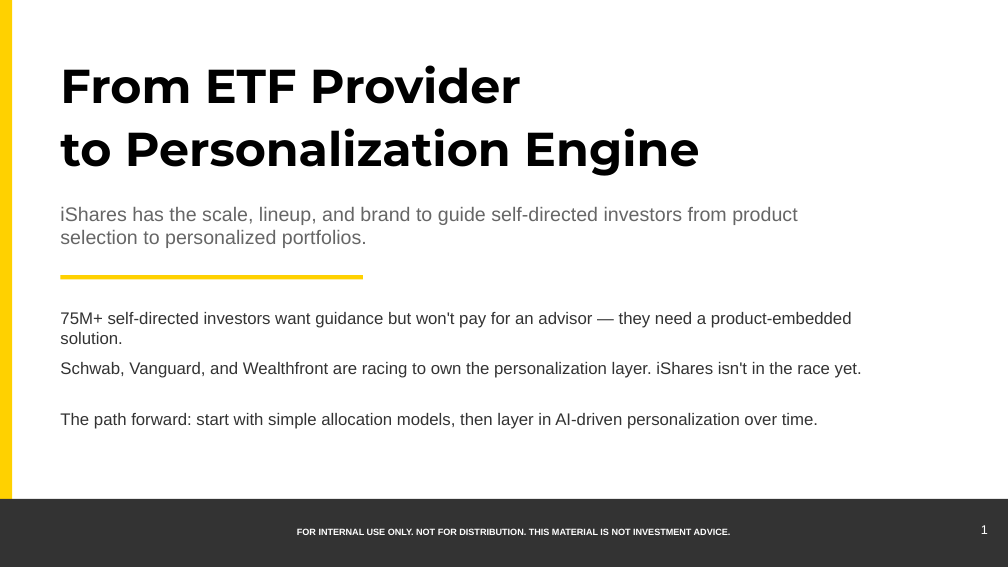
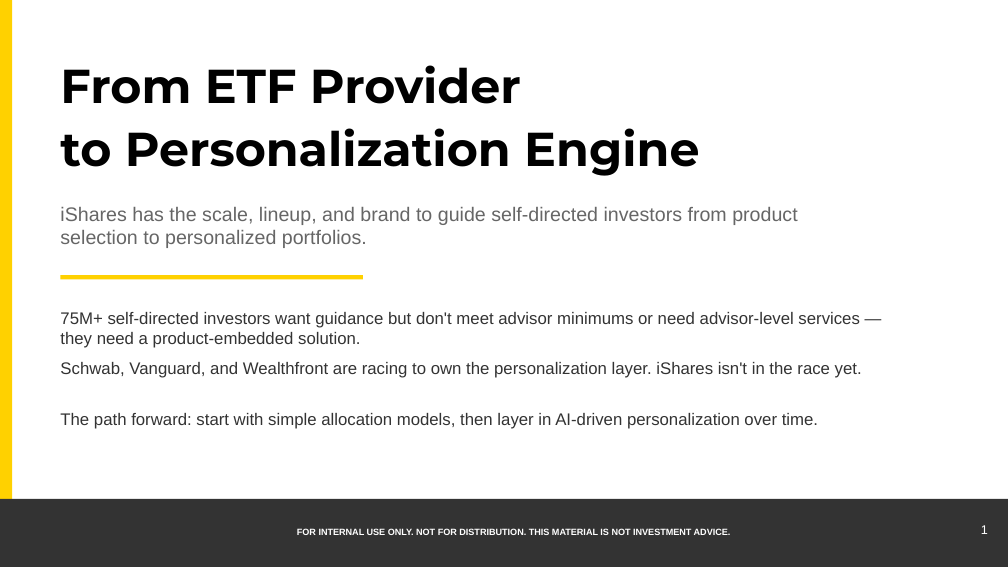
Before and after one commit to samuelcmcclellan-cell/ishares-direct-personalization, a slide deck: slide 1 of public/deck/iShares_Direct_Personalization_2_Slides.pptx. Drawn at 1008x567 pixels with LibreOffice and Linux fonts; fonts in the diff are those of the drawing. Boxes give left, top, right and bottom in pixels: in the first picture for what was removed or moved away, otherwise in the second. Text is boxed around its words. In the diff, an @@ line names an element or a change of style, - is before the commit and + after.

```diff
--- a/public/deck/iShares_Direct_Personalization_2_Slides.pptx
+++ b/public/deck/iShares_Direct_Personalization_2_Slides.pptx
@@ text at (60,312,859,348): text changed @@
-75M+ self-directed investors want guidance but won't pay for an advisor — they need a product-embedded solution.
+75M+ self-directed investors want guidance but don't meet advisor minimums or need advisor-level services — they need a product-embedded solution.
```
Also in this commit, not shown: 2 other files.
